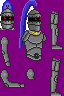
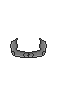
Before/after of a 64 x 96 layered artwork. What changed in the layer stack:
hid "New Layer#4" over [left=0, top=0, right=64, bottom=96]
showed "New Layer#5" over [left=10, top=38, right=47, bottom=58]
